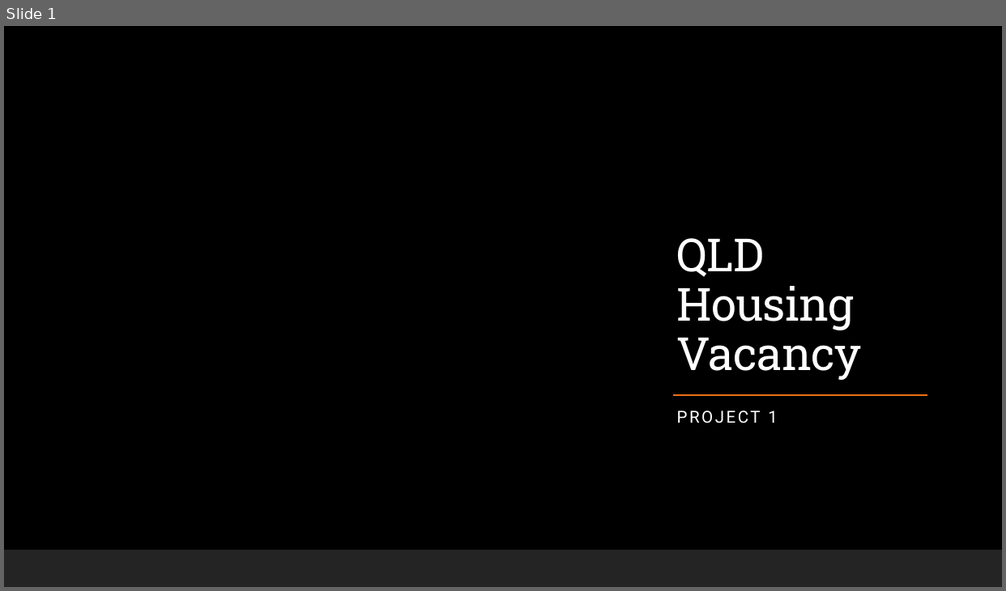
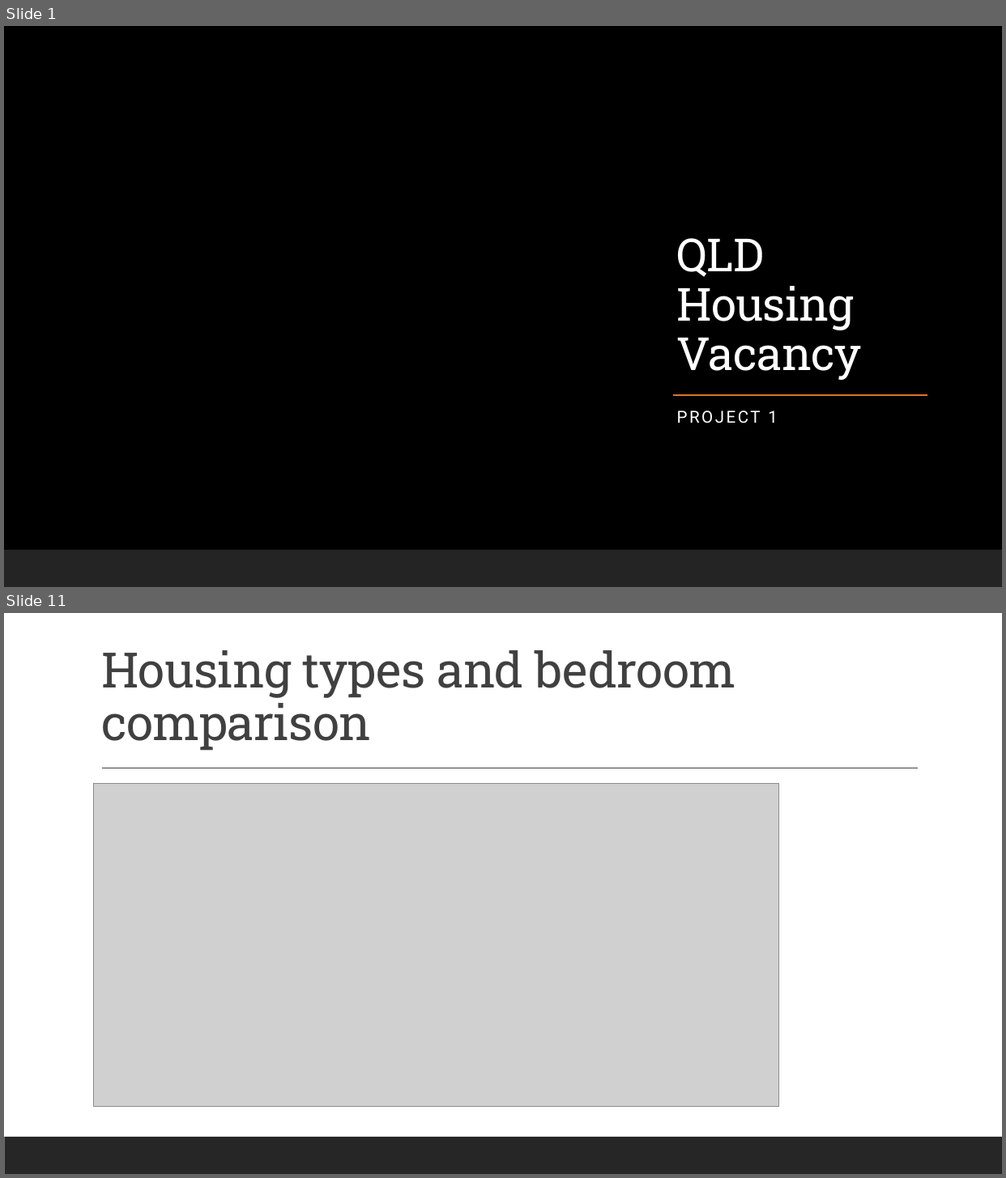
Before and after one commit to Anguyensfg/project-1, a slide deck: QLD Housing Vacancy.pptx. Shown one above the other, each under a label of ours: slide 1 before the commit, slides 1 and 11 after it; the slides between them are not shown. The pictures are 1006x591 and 1006x1178 pixels, drawn with LibreOffice and Linux fonts; fonts in the diff are those of the drawing; grey boxes stand for pictures; background and template pictures are left out. Boxes give left, top, right and bottom in pixels: in the first picture for what was removed or moved away, otherwise in the second. Text is boxed around its words. In the diff, an @@ line names an element or a change of style, - is before the commit and + after.

```diff
--- a/QLD Housing Vacancy.pptx
+++ b/QLD Housing Vacancy.pptx
@@ slide 11 added at (4,613,1002,1174), background #FFFFFF; not listed: 1 template element that a slide beside it also shows @@
@@ title added at (101,650,735,751), 47 pt, text #404040 @@
+Housing types and bedroom comparison
@@ line added from (102, 769) to (918, 769), #404040 1 pt @@
@@ picture added at (94,784,779,1107) @@
```
Also in this commit, not shown: 1 slide changed, 13 other slides added.
